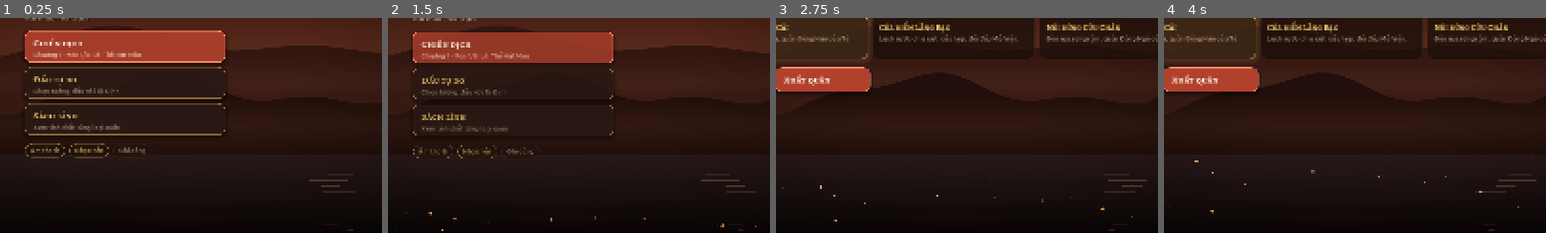
Above: before the commit, frames 1-4 (left to right).
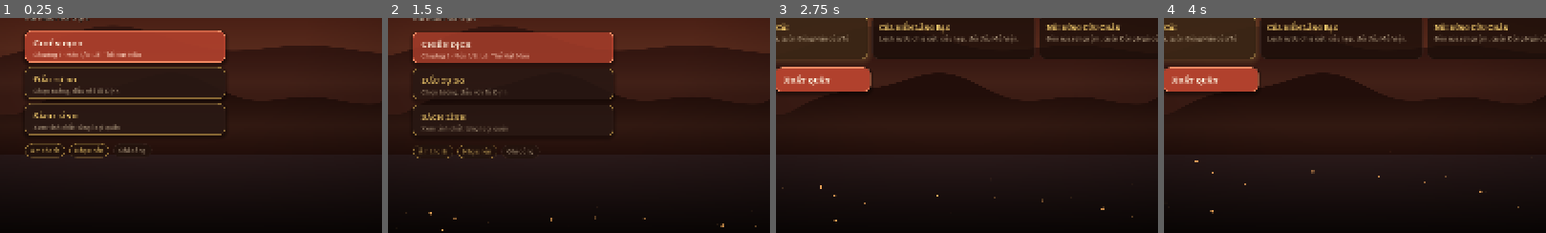
Above: after the commit, the same moments.

Repository: NguyenVanDo51/hon-song-nui
Game: Godot game, scene res://main.tscn
Two runs of this game, one before a commit and one after it. Both use one fixed random seed, a clock stepped at 60 frames per second and the inputs below.
Inputs (mouse positions are % of the whole screen's width and height, from its top left):
- Up to frame 1 (0.25 s): no input
- Up to frame 2 (1.5 s): click (43, 57) at 0.52 s; click "‹ Trở lại" at 1.25 s
- Up to frame 3 (2.75 s): click (43, 65) at 2.02 s
- Up to frame 4 (4 s): click "Dễ" at 2.75 s; click "Thường" at 3.5 s
The pictures show only the part of the screen within x 27-77%, y 50-100%; the shares and areas given below are measured in that part.

The runs differ from the first frame. In frame 1, 0.2% of the frame differs, in the area x 81-93%, y 75-100%; in frame 2, 0.2%; in frame 3, 0.2%; in frame 4, 0.2%.

Commit message:
menu: drop the river sun-glint dashes (they showed through between campaign cards)
Co-Authored-By: Claude Opus 5.5 <noreply@anthropic.com>

Diff:
--- a/scripts/ui/menu_bg.gd
+++ b/scripts/ui/menu_bg.gd
@@ -1,6 +1,6 @@
 class_name MenuBg
 extends Control
-## animated menu backdrop: shader sky / sun / ridges / river, CPU sun glints + rising embers, vignette on top.
+## animated menu backdrop: shader sky / sun / ridges / river, CPU rising embers, vignette on top.
 ## Port of drawBg in src/ui/screens.js. Only animates while visible.
 
 const BG_SHADER := preload("res://shaders/menu_bg.gdshader")
@@ -58,16 +58,8 @@
 	fx.queue_redraw()
 
 func _draw_fx() -> void:
-	var W := size.x
 	var H := size.y
-	# sun glints on the river
-	var ry := H * 0.82
-	var sun_x := W * 0.72
-	for i in 14:
-		var yy := ry + 6 + i * ((H - ry) / 14.0)
-		var len := 30.0 + (i * 37) % 80
-		var x0 := sun_x + sin(t / 900.0 + i) * 30 - len / 2
-		fx.draw_line(Vector2(x0, yy), Vector2(x0 + len * (1 - i / 20.0), yy), Color(1, 0.745, 0.47, 0.22), 1.2, true)
+	# (the JS version also drew sun glints on the river; removed: they showed through between the campaign cards as stray dashes)
 	for e: Dictionary in embers:
 		var a := clampf(e.y / H, 0.0, 1.0) * (0.5 + 0.5 * sin(t / 200.0 + e.p))
 		fx.draw_circle(Vector2(e.x, e.y), e.r, Color(1, 0.706, 0.353, a), true, -1.0, true)
